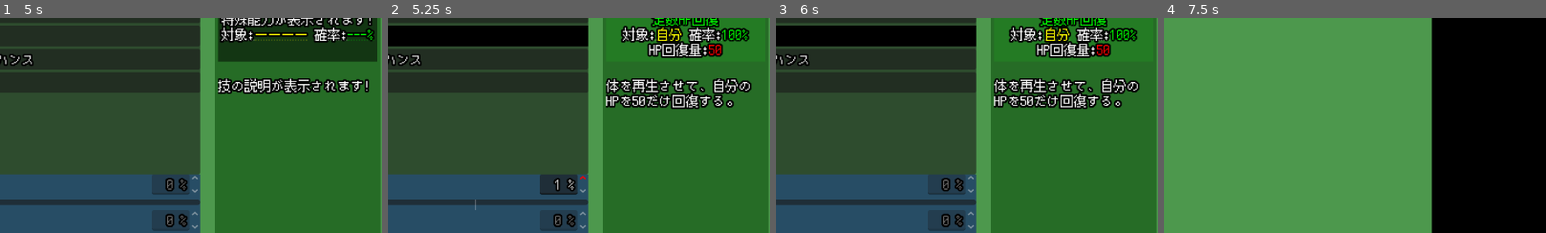
Above: before the commit, frames 1-4 (left to right).
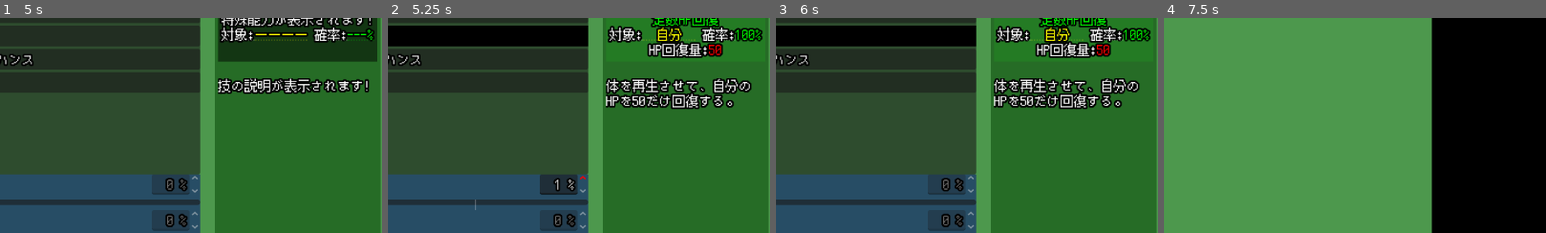
Above: after the commit, the same moments.

Repository: aomushi0710/battle_game
Game: Godot game, scene res://メインシーン.tscn
Same seed, same stepped clock (60 frames per second), same inputs: the game is played once before the commit and once after it.
Inputs (mouse positions are % of the whole screen's width and height, from its top left):
- Up to frame 1 (5 s): click "コンピューター戦" at 0.5 s; click (25, 4) at 1.27 s; type "Alex" at 1.35 s; click (14, 18) at 2 s; click "←戻る" at 2.75 s; click (25, 18) at 3.5 s; click (6, 10) at 4.25 s
- Up to frame 2 (5.25 s): click "自己再生" at 5 s
- Up to frame 3 (6 s): click "自己再生" at 5.75 s
- Up to frame 4 (7.5 s): click "自己再生" at 6.5 s; click "←戻る" at 7.25 s
The pictures show only the part of the screen within x 44-94%, y 28-78%; the shares and areas given below are measured in that part.

Frame 1 is identical in both runs. In frame 2, 1.9% of the frame differs, in the area x 57-98%, y 3-12%; in frame 3, 1.9%; in frame 4, nothing differs.

Commit message:
技の特殊効果説明を生成する処理を関数化、シングルトン化
・技セレクト画面以外でも特殊効果説明テキストを生成できるようにグローバルに関数を定義しました。
・一部モンスターにフレーバーテキストを追加

Diff:
--- a/Global.gd
+++ b/Global.gd
@@ -108,6 +108,199 @@
 	status_label.text = "\n" + status_text(monster)
 
 	return [name_label, element_label, status_label]
+
+
+func ability_description_creator(act: Action, i: int) -> Array:
+	## 説明文をそれぞれ登録する配列
+	## 0:特殊効果名 1:対象 2:確率 3:特殊効果の強さ 4:特殊効果のイメージ色
+	var descriptions: Array ## 返り値
+	var ability_text: String ## 特殊効果名
+	var ability_tip: String ## 特殊効果名補足
+	var ability_range_text: String ## 特殊効果の対象
+	var ability_range_tip: String ## 特殊効果の対象の補足
+	var ability_power: String ## 特殊効果の強さ
+	var ability_color: Color ## 特殊効果のイメージ色
+	match act.ability[i].category:
+		1: # 状態異常
+			ability_power = "状態異常継続ターン数:[color=red]%d[/color]" % \
+			act.ability_power[i]
+			match act.ability[i].ailment:
+				1:
+					ability_text = "[color=red]火傷[/color]"
+					ability_tip = "相手を火傷状態にします"
+					ability_color = Color(1, 0, 0, 0.5) # red
+				2:
+					ability_text = "[color=dodger_blue]水圧[/color]"
+					ability_tip = "相手を水圧状態にします"
+					ability_color = Color(0, 0, 1, 0.5) # blue
+				3:
+					ability_text = "[color=yelllow]感電[/color]"
+					ability_tip = "相手を感電状態にします"
+					ability_color = Color(1, 1, 0, 0.5) # yellow
+				4:
+					ability_text = "[color=chocolate]泥々[/color]"
+					ability_tip = "相手を泥々状態にします" # brown
+					ability_color = Color(0.647059, 0.164706, 0.164706, 0.5)
+				5:
+					ability_text = "[color=green]竜巻[/color]"
+					ability_tip = "相手を竜巻状態にします"
+					ability_color = Color(0, 1, 0, 0.5) # green
+				6:
+					ability_text = "[color=aqua]霜焼[/color]"
+					ability_tip = "相手を霜焼状態にします"
+					ability_color = Color(0, 1, 1, 0.5) # aqua
+				7:
+					ability_text = "[color=light_yellow]紫外線[/color]"
+					ability_tip = "相手を紫外線状態にします"
+					ability_color = Color(1, 1, 0.878431, 0.5) # light_yellow
+				8:
+					ability_text = "[color=violet]呪い[/color]"
+					ability_tip = "相手を呪い状態にします"
+					ability_color = Color(0.580392, 0, 0.827451, 0.5) # violet
+		2: # バフ
+			ability_power = "バフ継続ターン数:[color=red]%d[/color]" % \
+			act.ability_power[i]
+			ability_color = Color(0.545098, 0, 0, 0.5) # dark_red
+			match act.ability[i].buff:
+				1:
+					ability_text = "[color=red]ATK UP[/color]"
+					ability_tip = "ATKを1.5倍に強化させます"
+				2:
+					ability_text = "[color=light_blue]DEF UP[/color]"
+					ability_tip = "DEFを1.5倍に強化させます"
+				3:
+					ability_text = "[color=dodger_blue]MAG UP[/color]"
+					ability_tip = "MAGを1.5倍に強化させます"
+				4:
+					ability_text = "[color=purple]RES UP[/color]"
+					ability_tip = "RESを1.5倍に強化させます"
+				5:
+					ability_text = "[color=green]SPD UP[/color]"
+					ability_tip = "SPDを???倍に強化させます"
+				_:
+					ability_text = "[color=red][b]ERROR[/b][/color]"
+					ability_tip = "強化するものすら存在しなかった"
+		3: # デバフ
+			ability_power = "デバフ継続ターン数:[color=red]%d[/color]" % \
+			act.ability_power[i]
+			ability_color = Color(0, 0, 0.545098, 0.5) # dark_blue
+			match act.ability[i].debuff:
+				1:
+					ability_text = "[color=red]ATK DOWN[/color]"
+					ability_tip = "ATKを2/3倍に弱体化させます"
+				2:
+					ability_text = "[color=light_blue]DEF DOWN[/color]"
+					ability_tip = "DEFを2/3倍に弱体化させます"
+				3:
+					ability_text = "[color=dodger_blue]MAG DOWN[/color]"
+					ability_tip = "MAGを2/3倍に弱体化させます"
+				4:
+					ability_text = "[color=purple]RES DOWN[/color]"
+					ability_tip = "RESを2/3倍に弱体化させます"
+				5:
+					ability_text = "[color=green]SPD DOWN[/color]"
+					ability_tip = "SPDを???倍に弱体化させます"
+				_:
+					ability_text = "[color=red][b]ERROR[/b][/color]"
+					ability_tip = "弱体化するものすら存在しなかった"
+		4: # 回復 forest_green
+			ability_color = Color(0.133333, 0.545098, 0.133333, 0.5)
+			var status: String # 参照するステータス名
+			match act.damage_type:
+				1:
+					status = "[color=red]ATK[/color]"
+				2:
+					status = "[color=dodger_blue]MAG[/color]"
+			match act.ability[i].healing:
+				1:
+					ability_text = "[color=green]HP回復[/color]"
+					ability_tip = "ステータスを参照してHPを回復させます"
+					ability_power = "HP回復量:%sの[color=red]%d%%[/color]相当" % \
+					[status, act.ability_power[i]]
+				2:
+					ability_text = "[color=green]定数HP回復[/color]"
+					ability_tip = "一定の量だけHPを回復させます"
+					ability_power = "HP回復量:[color=red]%d[/color]" % \
+					act.ability_power[i]
+				3:
+					ability_text = "[color=aqua]MP回復[/color]"
+					ability_tip = "ステータスを参照してMPを回復させます"
+					ability_power = "未実装"
+				4:
+					ability_text = "[color=aqua定数MP回復[/color]"
+					ability_tip = "一定の量だけMPを回復させます"
+					ability_power = "MP回復量:[color=red]%d[/color]" % \
+					act.ability_power[i]
+				_:
+					ability_text = "[color=red][b]ERROR[/b][/color]"
+		5: # 吸収
+			ability_power = "吸収率:[color=red]%d%%[/color]" % act.ability_power[i]
+			ability_color = Color(1, 0.411765, 0.705882, 1) # hot_pink
+			match act.ability[i].steal:
+				1:
+					ability_text = "[color=green]HP吸収[/color]"
+					ability_tip = "与えたダメージに対して一定の割合でHPを回復させます"
+				2:
+					ability_text = "[color_aqua]MP吸収[/color]"
+					ability_tip = "与えたダメージに対して一定の割合でMPを回復させます"
+				3:
+					ability_text = "[color=green]SPD吸収[/color]"
+					ability_tip = "未実装"
+
+	match act.ability_range[i]:
+		0: # rangeと同期
+			match act.range:
+				0:
+					ability_range_text = "　なし　"
+					ability_range_tip = "発動対象が存在しません"
+				1:
+					ability_range_text = " 敵単体 "
+					ability_range_tip = "敵単体に効果を発動します"
+				2:
+					ability_range_text = " 敵全体 "
+					ability_range_tip = "敵全体に効果を発動します。"
+				3:
+					ability_range_text = "味方単体"
+					ability_range_tip = "味方単体に効果を発動します。"
+				4:
+					ability_range_text = "味方全体"
+					ability_range_tip = "味方全体に効果を発動します。"
+				5:
+					ability_range_text = "　自分　"
+					ability_range_tip = "自分に効果を発動します。"
+				_:
+					ability_range_text = "[color=red][b]ERROR[/b][/color]"
+					ability_range_tip = "虚空に向かって効果を放つのか？"
+		1:
+			ability_range_text = " 敵単体 "
+			ability_range_tip = "敵単体に効果を発動します"
+		2:
+			ability_range_text = " 敵全体 "
+			ability_range_tip = "敵全体に効果を発動します。"
+		3:
+			ability_range_text = "味方単体"
+			ability_range_tip = "味方単体に効果を発動します。"
+		4:
+			ability_range_text = "味方全体"
+			ability_range_tip = "味方全体に効果を発動します。"
+		5:
+			ability_range_text = "　自分　"
+			ability_range_tip = "自分に効果を発動します。"
+		_:
+			ability_range_text = "[color=red][b]ERROR[/b][/color]"
+			ability_range_tip = "虚空に向かって効果を発動するのか？"
+
+	ability_text = "[hint=%s]%s[/hint]" % [ability_tip, ability_text] # tooltipを入れる
+	ability_range_text = "[hint=%s]対象:[color=yellow]%4s[/color][/hint]" % [ability_range_tip, ability_range_text]
+
+	descriptions.append(ability_text)
+	descriptions.append(ability_range_text)
+	descriptions.append("[hint=特殊効果の発生確率]確率:[color=green]%3d%%[/color][/hint]" %
+	act.ability_chance)
+	descriptions.append(ability_power)
+	descriptions.append(ability_color)
+
+	return descriptions
 
 ## ランダムデッキ生成機
 func deck_creator(deck: Deck) -> void:
--- a/ability/ATK_UP.tres
+++ b/ability/ATK_UP.tres
@@ -17,6 +17,7 @@
 evolution = 0
 name = "ATK UP"
 range = 0
+timing = 0
 trigger = 0
 effect = ExtResource("1_rnc7t")
 metadata/_custom_type_script = "uid://n6604vih5t55"
--- a/ability/HP回復.tres
+++ b/ability/HP回復.tres
@@ -16,5 +16,6 @@
 evolution = 0
 name = "HP回復"
 range = 0
+timing = 0
 trigger = 0
 metadata/_custom_type_script = "uid://n6604vih5t55"
--- a/ability/RES_UP.tres
+++ b/ability/RES_UP.tres
@@ -17,6 +17,7 @@
 evolution = 0
 name = "RES UP"
 range = 0
+timing = 0
 trigger = 0
 effect = ExtResource("1_o1bcg")
 metadata/_custom_type_script = "uid://n6604vih5t55"
--- a/action/あられ.tres
+++ b/action/あられ.tres
@@ -20,6 +20,7 @@
 ability = Array[ExtResource("1_ypsqi")]([])
 ability_chance = Array[int]([])
 ability_power = Array[int]([])
+ability_range = Array[int]([])
 description = "敵単体にあられを起こして
 攻撃する。"
 metadata/_custom_type_script = "uid://nd5of0c4w8pr"
--- a/action/静電気.tres
+++ b/action/静電気.tres
@@ -20,6 +20,7 @@
 ability = Array[ExtResource("1_ygod8")]([])
 ability_chance = Array[int]([])
 ability_power = Array[int]([])
+ability_range = Array[int]([])
 description = "敵単体に静電気を放って
 攻撃する。"
 metadata/_custom_type_script = "uid://nd5of0c4w8pr"
--- a/battle_buttons.gd
+++ b/battle_buttons.gd
@@ -22,8 +22,11 @@
 	$"戻る".disabled = true
 	selected_action_button = $action.get_child(i)
 	button_index = i
+	selected_action = selected_action_button.action # 選ばれた技を登録
+	$dialogtab.text_setter(0, false, [
+		"%s\n　分類:%4s　　MP Cost:%d" % [selected_action.name, selected_action.damage_type]
+	])
 	var instance = action_button.instantiate()
-	selected_action = selected_action_button.action # 選ばれた技を登録
 	instance.name = "selected"
 	instance.texture_mode = preload("res://技セレクトボタン.gd").Mode.BATTLE
 	instance.action = selected_action
--- a/monster/キングゴースト.tres
+++ b/monster/キングゴースト.tres
@@ -30,4 +30,7 @@
 skill2_id = Array[int]([])
 actions = Array[ExtResource("1_qo7kq")]([ExtResource("2_apqof")])
 description = "少し攻撃・素早さ偏重なステータスを持つ。"
+flavor_text = Array[String](["キングゴースト は
+舌を大きくつきだした。", "キングゴースト は
+爪を綺麗な三角形に磨きあげた。"])
 metadata/_custom_type_script = "uid://bt0467jqpfboq"
--- a/monster/クルネ.tres
+++ b/monster/クルネ.tres
@@ -29,4 +29,5 @@
 skill2_id = Array[int]([])
 actions = Array[ExtResource("1_e4xn2")]([ExtResource("2_f1vsm")])
 description = ""
+flavor_text = Array[String](["クルネ はくるくると回っている。"])
 metadata/_custom_type_script = "uid://bt0467jqpfboq"
--- a/monster/クルネード.tres
+++ b/monster/クルネード.tres
@@ -29,4 +29,5 @@
 skill2_id = Array[int]([])
 actions = Array[ExtResource("1_wfmw8")]([ExtResource("2_wt0yo")])
 description = ""
+flavor_text = Array[String](["クルネード はくるくると回っている。"])
 metadata/_custom_type_script = "uid://bt0467jqpfboq"
--- a/monster/ゴースト.tres
+++ b/monster/ゴースト.tres
@@ -35,4 +35,5 @@
 skill2_id = Array[int]([])
 actions = Array[ExtResource("1_gmdy6")]([ExtResource("2_iw7v5"), ExtResource("3_fi0p3"), ExtResource("4_m62fw"), ExtResource("5_xacad"), ExtResource("6_3dbhx"), ExtResource("7_pl3b7"), ExtResource("8_15nmo")])
 description = "少し攻撃・素早さ偏重なステータスを持つ。"
+flavor_text = Array[String](["ゴースト は舌を大きくつきだした。"])
 metadata/_custom_type_script = "uid://bt0467jqpfboq"
--- a/monster/スノ.tres
+++ b/monster/スノ.tres
@@ -33,4 +33,5 @@
 skill2_id = Array[int]([])
 actions = Array[ExtResource("1_ur73e")]([ExtResource("2_e3kbf"), ExtResource("3_it3lj"), ExtResource("4_5w51r"), ExtResource("5_khvpt"), ExtResource("6_it3lj")])
 description = ""
+flavor_text = Array[String](["スノ はひらひらと舞っている。"])
 metadata/_custom_type_script = "uid://bt0467jqpfboq"
--- a/monster/スノフレク.tres
+++ b/monster/スノフレク.tres
@@ -29,4 +29,5 @@
 skill2_id = Array[int]([])
 actions = Array[ExtResource("1_00v00")]([ExtResource("2_otau8")])
 description = ""
+flavor_text = Array[String](["スノフレク はひらひらと舞っている。"])
 metadata/_custom_type_script = "uid://bt0467jqpfboq"
--- a/monster/スノーフ.tres
+++ b/monster/スノーフ.tres
@@ -29,4 +29,5 @@
 skill2_id = Array[int]([])
 actions = Array[ExtResource("1_oor7a")]([ExtResource("2_mna0e")])
 description = ""
+flavor_text = Array[String](["スノーフ はひらひらと舞っている。"])
 metadata/_custom_type_script = "uid://bt0467jqpfboq"
--- a/monster/ボル.tres
+++ b/monster/ボル.tres
@@ -32,4 +32,5 @@
 skill2_id = Array[int]([])
 actions = Array[ExtResource("1_grnmg")]([ExtResource("2_krghb"), ExtResource("3_pwoxo"), ExtResource("4_krghb"), ExtResource("5_7qb4c")])
 description = ""
+flavor_text = Array[String]([""])
 metadata/_custom_type_script = "uid://bt0467jqpfboq"
--- a/monster/モノロ.tres
+++ b/monster/モノロ.tres
@@ -33,4 +33,5 @@
 skill2_id = Array[int]([])
 actions = Array[ExtResource("1_0ybx4")]([ExtResource("2_5xn1d"), ExtResource("3_wafis"), ExtResource("4_5xn1d"), ExtResource("5_fo26y"), ExtResource("6_wafis")])
 description = ""
+flavor_text = Array[String]([])
 metadata/_custom_type_script = "uid://bt0467jqpfboq"
--- a/monster/ラシュ.tres
+++ b/monster/ラシュ.tres
@@ -33,4 +33,5 @@
 skill2_id = Array[int]([])
 actions = Array[ExtResource("1_emt6b")]([ExtResource("2_magjb"), ExtResource("3_2qthg"), ExtResource("4_5n012"), ExtResource("4_1j4li"), ExtResource("5_2qthg")])
 description = ""
+flavor_text = Array[String]([""])
 metadata/_custom_type_script = "uid://bt0467jqpfboq"
--- a/monster/ルネ.tres
+++ b/monster/ルネ.tres
@@ -32,4 +32,5 @@
 skill2_id = Array[int]([])
 actions = Array[ExtResource("1_tgxtp")]([ExtResource("2_pqr3b"), ExtResource("3_7fq12"), ExtResource("4_t8j2n"), ExtResource("5_opw1e")])
 description = ""
+flavor_text = Array[String](["ルネ はくるくると回っている。"])
 metadata/_custom_type_script = "uid://bt0467jqpfboq"
--- a/新バトル.tscn
+++ b/新バトル.tscn
@@ -219,10 +219,9 @@
 z_index = 1
 layout_mode = 2
 bbcode_enabled = true
-text = "This is test message with animation!
-[color=red][b]BBcode is available.[/b][/color]
-表示可能な最大文字数（全角）：１９文字
-"
+text = "技名の最大文字数は全角１９文字まで
+　分類:[color=red]物理　　　　[/color]MP Cost:[color=aqua]10[/color]
+　対象:[color=yellow]味方単体　　[/color]  Power:[color=red]10[/color]"
 metadata/_tab_index = 0
 
 [node name="ステータス" type="RichTextLabel" parent="battle/button/dialogtab"]
--- a/特性・技セレクト.gd
+++ b/特性・技セレクト.gd
@@ -153,176 +153,24 @@
 			return
 
 		for i in len(act.ability):
-			var ability = load("res://description_ui_ability.tscn").instantiate()
-			var text = ability.get_child(0)
-
-			var ability_text = "" # 特殊効果の名前
-			var ability_tip = "" # 特殊効果の説明
-			var ability_power = "" # 特殊効果の効果量
-			match act.ability[i].category: # 状態異常
-				0:
-					ability_power = "状態異常継続ターン数:[color=red]%d[/color]" % \
-					act.ability_power[i]
-					match act.ability[i].ailment:
-						1:
-							ability_text = "[color=red]火傷[/color]"
-							ability_tip = "相手を火傷状態にします"
-							ability.color = Color(1, 0, 0, 0.5) # red
-						2:
-							ability_text = "[color=dodger_blue]水圧[/color]"
-							ability_tip = "相手を水圧状態にします"
-							ability.color = Color(0, 0, 1, 0.5) # blue
-						3:
-							ability_text = "[color=yelllow]感電[/color]"
-							ability_tip = "相手を感電状態にします"
-							ability.color = Color(1, 1, 0, 0.5) # yellow
-						4:
-							ability_text = "[color=chocolate]泥々[/color]"
-							ability_tip = "相手を泥々状態にします" # brown
-							ability.color = Color(0.647059, 0.164706, 0.164706, 0.5)
-						5:
-							ability_text = "[color=green]竜巻[/color]"
-							ability_tip = "相手を竜巻状態にします"
-							ability.color = Color(0, 1, 0, 0.5) # green
-						6:
-							ability_text = "[color=aqua]霜焼[/color]"
-							ability_tip = "相手を霜焼状態にします"
-							ability.color = Color(0, 1, 1, 0.5) # aqua
-						7:
-							ability_text = "[color=light_yellow]紫外線[/color]"
-							ability_tip = "相手を紫外線状態にします"
-							ability.color = Color(1, 1, 0.878431, 0.5) # light_yellow
-						8:
-							ability_text = "[color=violet]呪い[/color]"
-							ability_tip = "相手を呪い状態にします"
-							ability.color = Color(0.580392, 0, 0.827451, 0.5) # violet
-				2: # バフ
-					ability_power = "バフ継続ターン数:[color=red]%d[/color]" % \
-					act.ability_power[i]
-					ability.color = Color(0.545098, 0, 0, 0.5) # dark_red
-					match act.ability[i].buff:
-						1:
-							ability_text = "[color=red]ATK UP[/color]"
-							ability_tip = "ATKを1.5倍に強化させます"
-						2:
-							ability_text = "[color=light_blue]DEF UP[/color]"
-							ability_tip = "DEFを1.5倍に強化させます"
-						3:
-							ability_text = "[color=dodger_blue]MAG UP[/color]"
-							ability_tip = "MAGを1.5倍に強化させます"
-						4:
-							ability_text = "[color=purple]RES UP[/color]"
-							ability_tip = "RESを1.5倍に強化させます"
-						5:
-							ability_text = "[color=green]SPD UP[/color]"
-							ability_tip = "SPDを???倍に強化させます"
-						_:
-							ability_text = "[color=red][b]ERROR[/b][/color]"
-							ability_tip = "強化するものすら存在しなかった"
-				3: # デバフ
-					ability_power = "デバフ継続ターン数:[color=red]%d[/color]" % \
-					act.ability_power[i]
-					ability.color = Color(0, 0, 0.545098, 0.5) # dark_blue
-					match act.ability[i].debuff:
-						1:
-							ability_text = "[color=red]ATK DOWN[/color]"
-							ability_tip = "ATKを2/3倍に弱体化させます"
-						2:
-							ability_text = "[color=light_blue]DEF DOWN[/color]"
-							ability_tip = "DEFを2/3倍に弱体化させます"
-						3:
-							ability_text = "[color=dodger_blue]MAG DOWN[/color]"
-							ability_tip = "MAGを2/3倍に弱体化させます"
-						4:
-							ability_text = "[color=purple]RES DOWN[/color]"
-							ability_tip = "RESを2/3倍に弱体化させます"
-						5:
-							ability_text = "[color=green]SPD DOWN[/color]"
-							ability_tip = "SPDを???倍に弱体化させます"
-						_:
-							ability_text = "[color=red][b]ERROR[/b][/color]"
-							ability_tip = "弱体化するものすら存在しなかった"
-				4: # 回復 forest_green
-					ability.color = Color(0.133333, 0.545098, 0.133333, 0.5)
-					var status: String # 参照するステータス名
-					match act.damage_type:
-						1:
-							status = "[color=red]ATK[/color]"
-						2:
-							status = "[color=dodger_blue]MAG[/color]"
-					match act.ability[i].healing:
-						1:
-							ability_text = "[color=green]HP回復[/color]"
-							ability_tip = "ステータスを参照してHPを回復させます"
-							ability_power = "HP回復量:%sの[color=red]%d%%[/color]相当" % \
-							[status, act.ability_power[i]]
-						2:
-							ability_text = "[color=green]定数HP回復[/color]"
-							ability_tip = "一定の量だけHPを回復させます"
-							ability_power = "HP回復量:[color=red]%d[/color]" % \
-							act.ability_power[i]
-						3:
-							ability_text = "[color=aqua]MP回復[/color]"
-							ability_tip = "ステータスを参照してMPを回復させます"
-							ability_power = "未実装"
-						4:
-							ability_text = "[color=aqua定数MP回復[/color]"
-							ability_tip = "一定の量だけMPを回復させます"
-							ability_power = "MP回復量:[color=red]%d[/color]" % \
-							act.ability_power[i]
-						_:
-							ability_text = "[color=red][b]ERROR[/b][/color]"
-				5: # 吸収
-					ability_power = "吸収率:[color=red]%d%%[/color]" % act.ability_power[i]
-					ability.color = Color(1, 0.411765, 0.705882, 1) # hot_pink
-					match act.ability[i].steal:
-						1:
-							ability_text = "[color=green]HP吸収[/color]"
-							ability_tip = "与えたダメージに対して一定の割合でHPを回復させます"
-						2:
-							ability_text = "[color_aqua]MP吸収[/color]"
-							ability_tip = "与えたダメージに対して一定の割合でMPを回復させます"
-						3:
-							ability_text = "[color=green]SPD吸収[/color]"
-							ability_tip = "未実装"
-
-			var ability_range_text = ""
-			var ability_range_tip = ""
-			match act.ability_range[i]:
-				0: # rangeと同期
-					ability_range_text = range_text
-					ability_range_tip = range_text + "に効果を発動します"
-				1:
-					ability_range_text = "敵単体"
-					ability_range_tip = "敵単体に効果を発動します"
-				2:
-					ability_range_text = "敵全体"
-					ability_range_tip = "敵全体に効果を発動します。"
-				3:
-					ability_range_text = "味方単体"
-					ability_range_tip = "味方単体に効果を発動します。"
-				4:
-					ability_range_text = "味方全体"
-					ability_range_tip = "味方全体に効果を発動します。"
-				5:
-					ability_range_text = "自分"
-					ability_range_tip = "自分に効果を発動します。"
-				_:
-					ability_range_text = "[color=red][b]ERROR[/b][/color]"
-					ability_range_tip = "虚空に向かって効果を発動するのか？"
-
-			text.text = "[center][hint=" + ability_tip + "]" + ability_text + \
-			"[/hint]\n[hint=" + ability_range_tip + "]対象:[color=yellow]" + \
-			ability_range_text + "[/color][/hint] [hint=特殊効果の発生確率]" + \
-			"確率:[color=green]%3d%%[/color][/hint]\n" % act.ability_chance + \
-			ability_power + "[/center]"
+			var ability_ui = load("res://description_ui_ability.tscn").instantiate()
+			var text = ability_ui.get_child(0)
+
+			var ability_descriptions: Array = Global.ability_description_creator(act, i)
+			print(ability_descriptions)
+
+			text.text = "[center]%s\n%s %s\n%s[/center]" % \
+			[ability_descriptions[0], ability_descriptions[1],
+			ability_descriptions[2], ability_descriptions[3]]
+
+			ability_ui.color = ability_descriptions[4]
 
 			if i != 0: # 複数のabilityを持つときabilityの表示位置をずらす
-				ability.position.y += i * 80 # abilityの位置はループごとにリセットされるので乗算
+				ability_ui.position.y += i * 80 # abilityの位置はループごとにリセットされるので乗算
 				$description_ui/description.position.y += 80 # descriptionの位置は
 				$description_ui/description.size.y -= 80 # ループしてもリセットされない
 
-			$description_ui.add_child(ability,-1)
+			$description_ui.add_child(ability_ui,-1)
 
 	else: # 技の追加効果が存在しない場合
 		var ability = load("res://description_ui_ability.tscn").instantiate()
